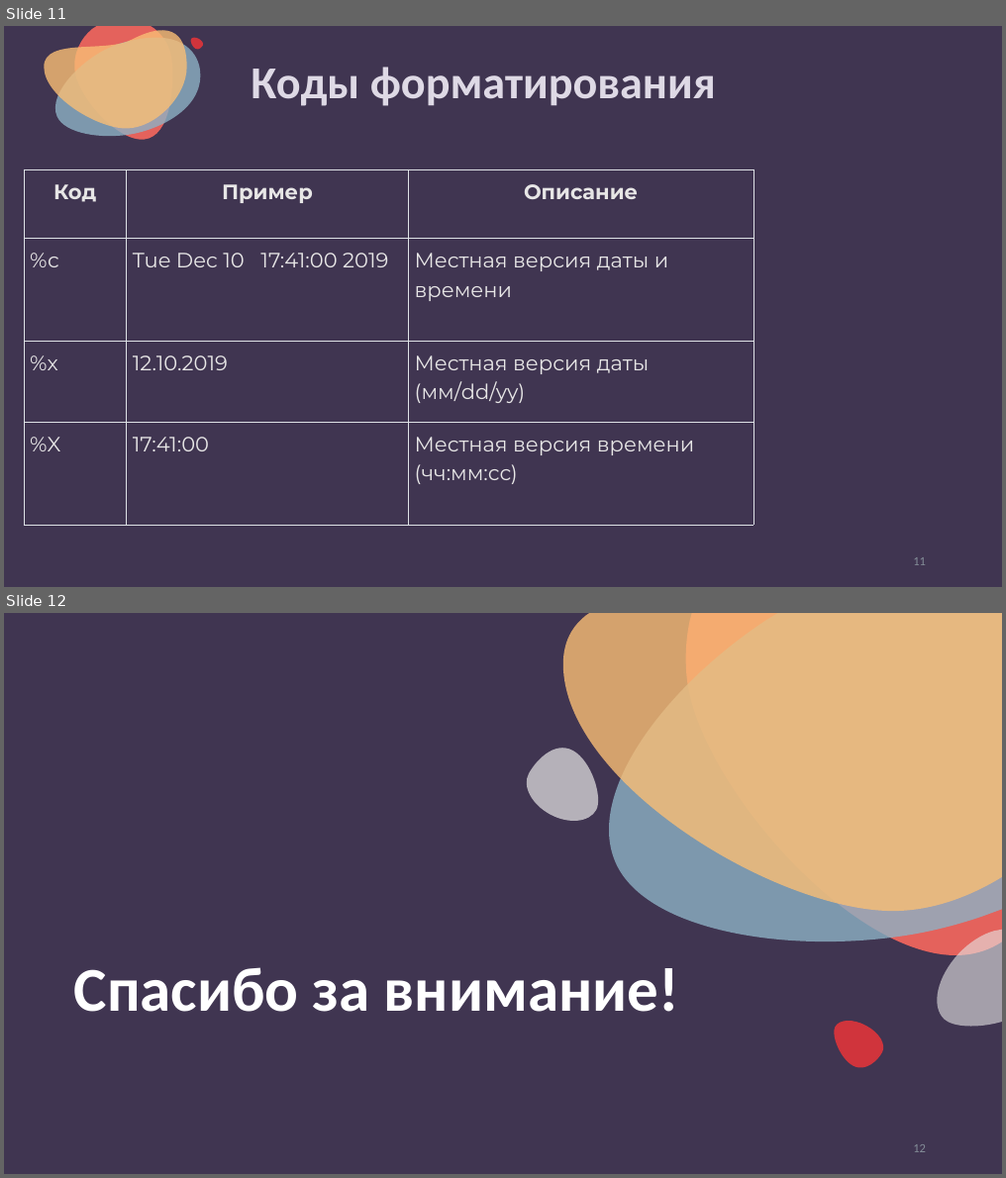
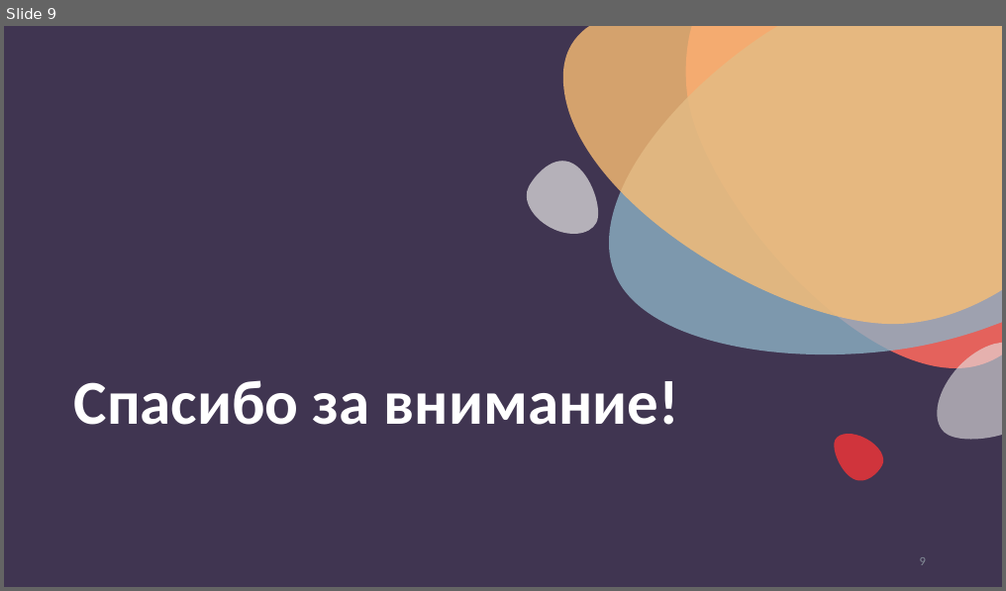
Before and after one commit to nesrv/python-for-odin.study, a slide deck: m4-1-Работа-с-датой-и-временем/Работа+с+датой+и+временем.pptx. Shown one above the other, each under a label of ours: slides 11 and 12 before the commit, slide 9 after it. The pictures are 1006x1178 and 1006x591 pixels, drawn with LibreOffice and Linux fonts; fonts in the diff are those of the drawing. Boxes give left, top, right and bottom in pixels: in the first picture for what was removed or moved away, otherwise in the second. Text is boxed around its words. In the diff, an @@ line names an element or a change of style, - is before the commit and + after.

```diff
--- a/m4-1-Работа-с-датой-и-временем/Работа+с+датой+и+временем.pptx
+++ b/m4-1-Работа-с-датой-и-временем/Работа+с+датой+и+временем.pptx
@@ slide 11 removed at (x1=4, y1=26, x2=1002, y2=587), background #403551 @@
@@ freeform shape removed at (x1=44, y1=31, x2=187, y2=129) @@
@@ freeform shape removed at (x1=55, y1=37, x2=201, y2=136) @@
@@ freeform shape removed at (x1=74, y1=26, x2=172, y2=140) @@
@@ freeform shape removed at (x1=190, y1=37, x2=202, y2=49) @@
@@ title removed at (x1=251, y1=67, x2=716, y2=106) @@
-Коды форматирования
@@ freeform shape removed at (x1=76, y1=141, x2=94, y2=159) @@
@@ table removed at (x1=24, y1=170, x2=753, y2=488), 4 rows, 3 columns @@
-Код | Пример | Описание
-%c | Tue Dec 10 17:41:00 2019 | Местная версия даты и времени
-%x | 12.10.2019 | Местная версия даты (мм/dd/yy)
-%X | 17:41:00 | Местная версия времени (чч:мм:сс)
@@ page number removed at (x1=913, y1=558, x2=926, y2=566) @@
-11
@@ what was slide 12 is now slide 9 @@
@@ page number at (x1=920, y1=558, x2=926, y2=566): text changed @@
-12
+9
```
Also in this commit, not shown: 1 slide changed, 7 slides added, 9 other slides removed, 23 other files.
